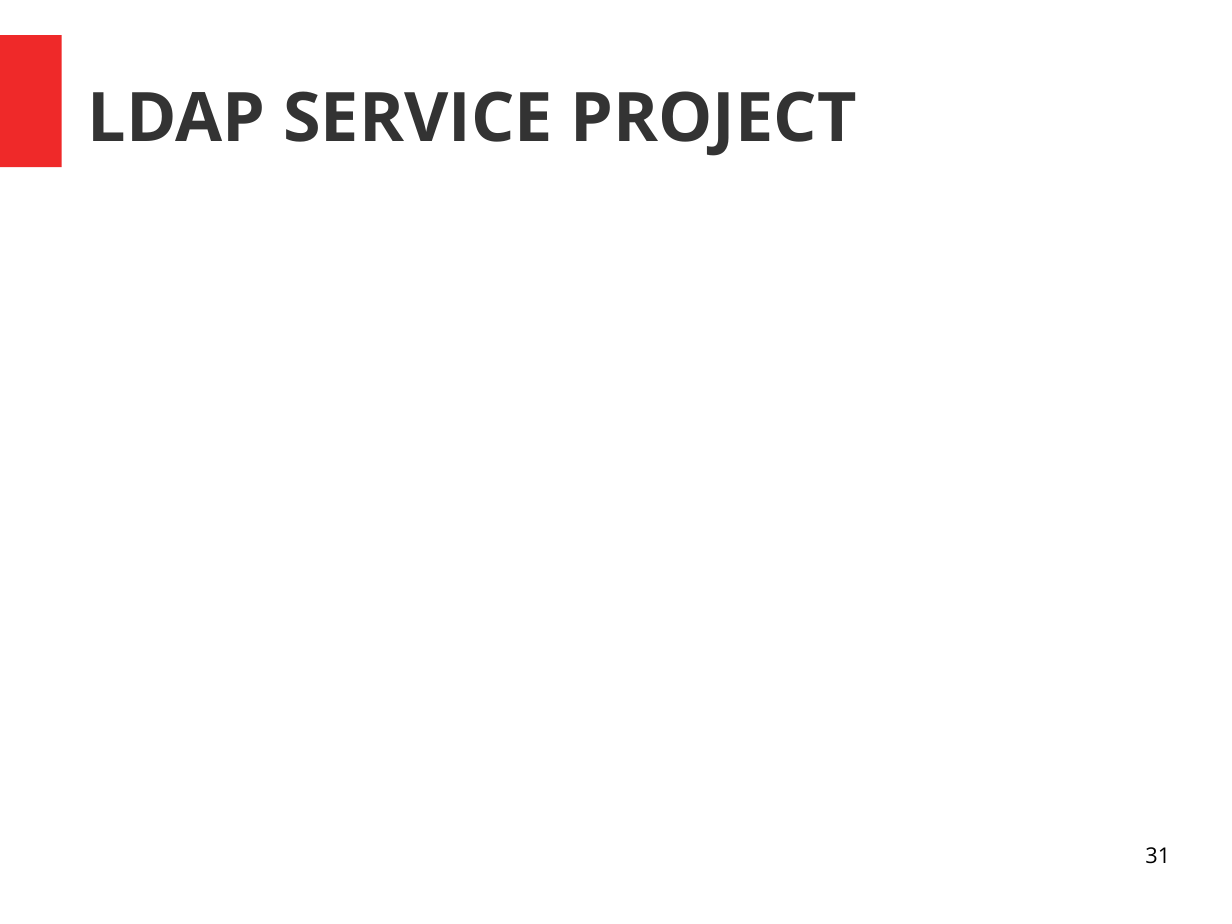
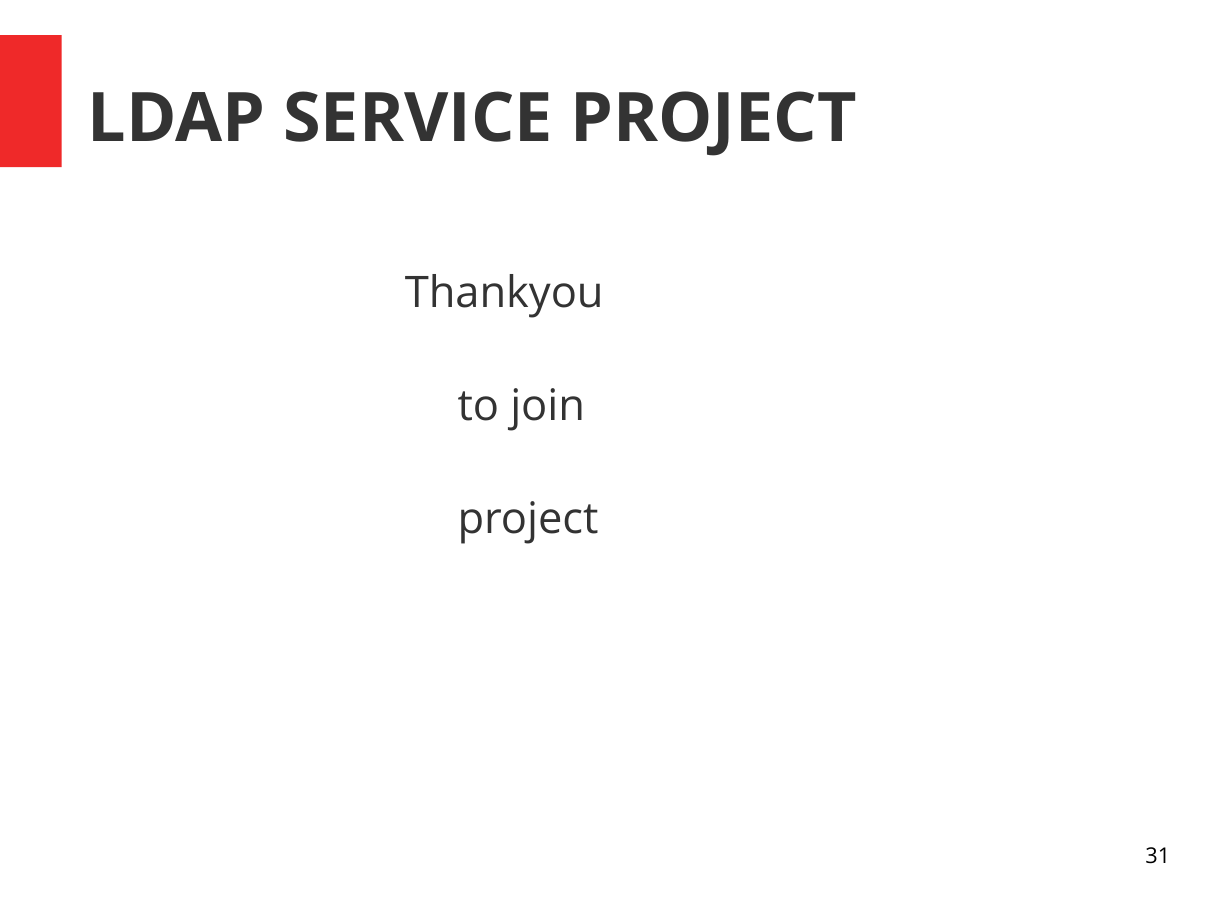
Before and after one commit to parveen1/project-parveen, a slide deck: slide 31 of project_parveen.odp. Drawn at 1232x924 pixels with LibreOffice and Linux fonts; fonts in the diff are those of the drawing. Boxes give left, top, right and bottom in pixels: in the first picture for what was removed or moved away, otherwise in the second. Text is boxed around its words. In the diff, an @@ line names an element or a change of style, - is before the commit and + after.

```diff
--- a/project_parveen.odp
+++ b/project_parveen.odp
@@ text added at bbox=[405, 274, 604, 544], 28 pt, text #333333 @@
+          Thankyou
+            to join
+            project
```
Also in this commit, not shown: 10 other slides changed, 3 other files.
